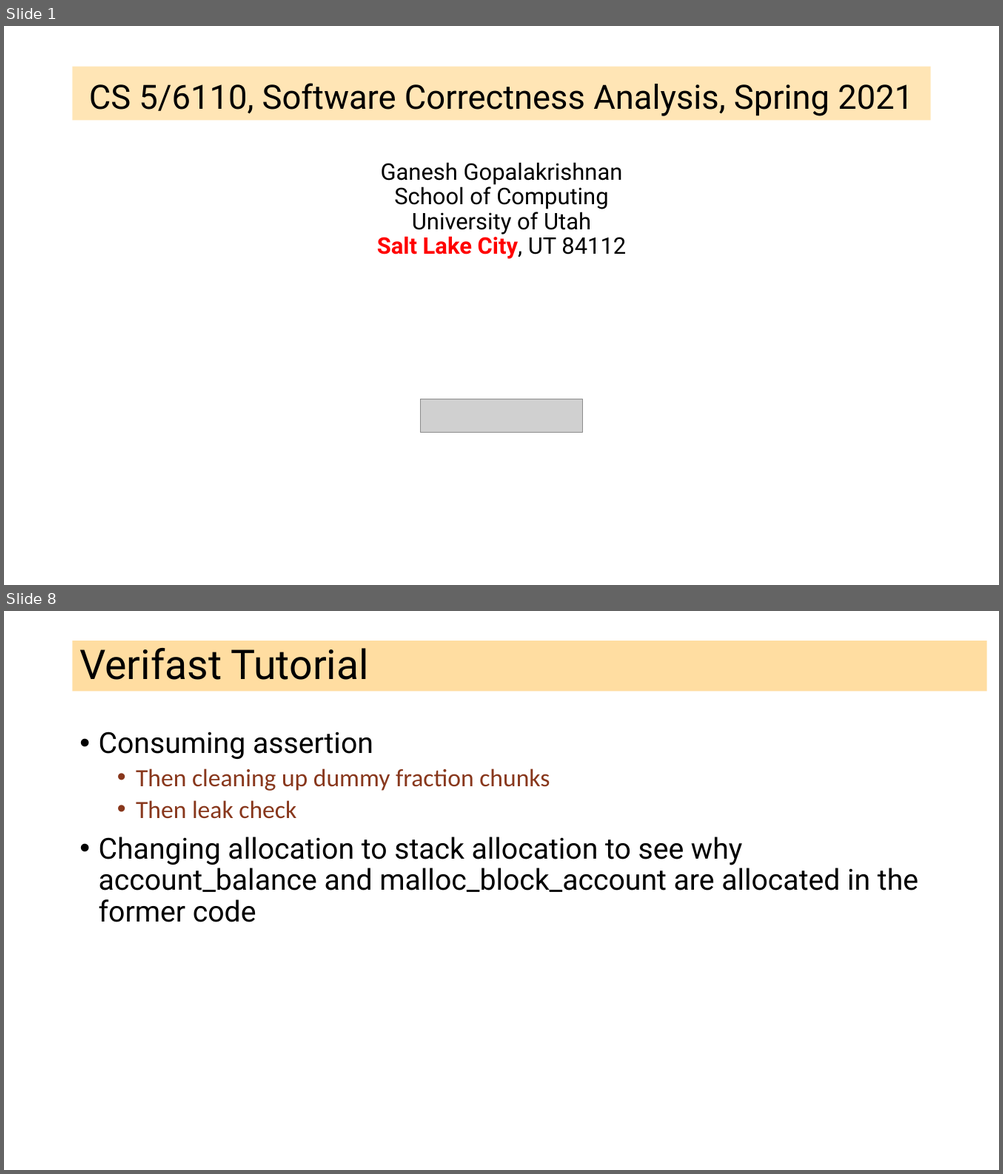
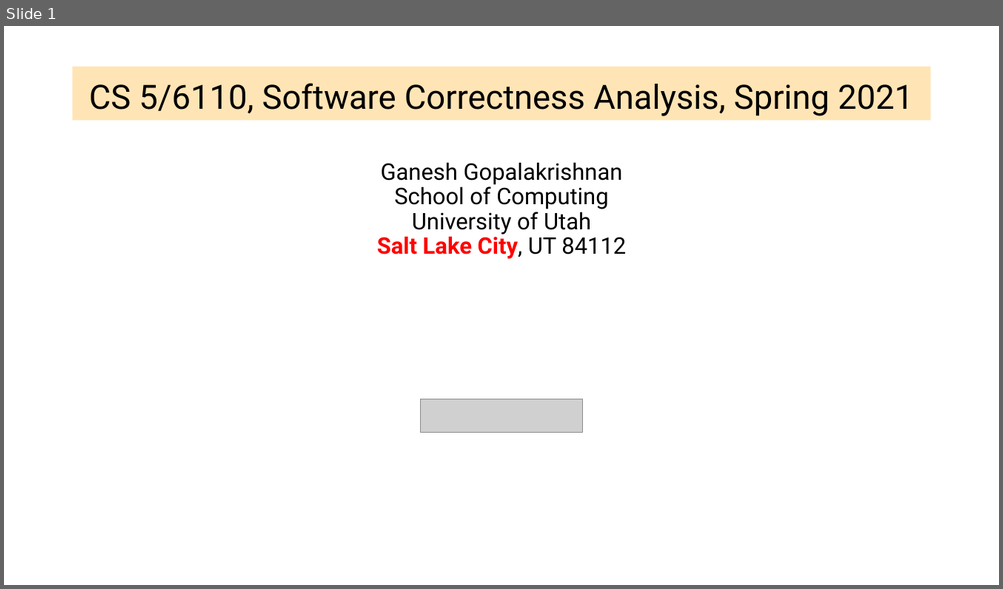
Before and after one commit to ganeshutah/cs6110s22, a slide deck: Lec19/Lec19.pptx. Shown one above the other, each under a label of ours: slides 1 and 8 before the commit, slide 1 after it; the slides between them are not shown. The pictures are 1003x1174 and 1003x589 pixels, drawn with LibreOffice and Linux fonts; fonts in the diff are those of the drawing; grey boxes stand for pictures. Boxes give left, top, right and bottom in pixels: in the first picture for what was removed or moved away, otherwise in the second. Text is boxed around its words. In the diff, an @@ line names an element or a change of style, - is before the commit and + after.

```diff
--- a/Lec19/Lec19.pptx
+++ b/Lec19/Lec19.pptx
@@ slide 8 removed at (4,611,999,1170), background #FFFFFF @@
@@ title removed at (73,641,987,692) @@
-Verifast Tutorial
@@ text removed at (99,732,918,923) @@
-• Consuming assertion
-  • Then cleaning up dummy fraction chunks
-  • Then leak check
-• Changing allocation to stack allocation to see why account_balance and malloc_block_account are allocated in the former code
```
Also in this commit, not shown: 1 slide changed, 36 slides added, 9 other slides removed.
